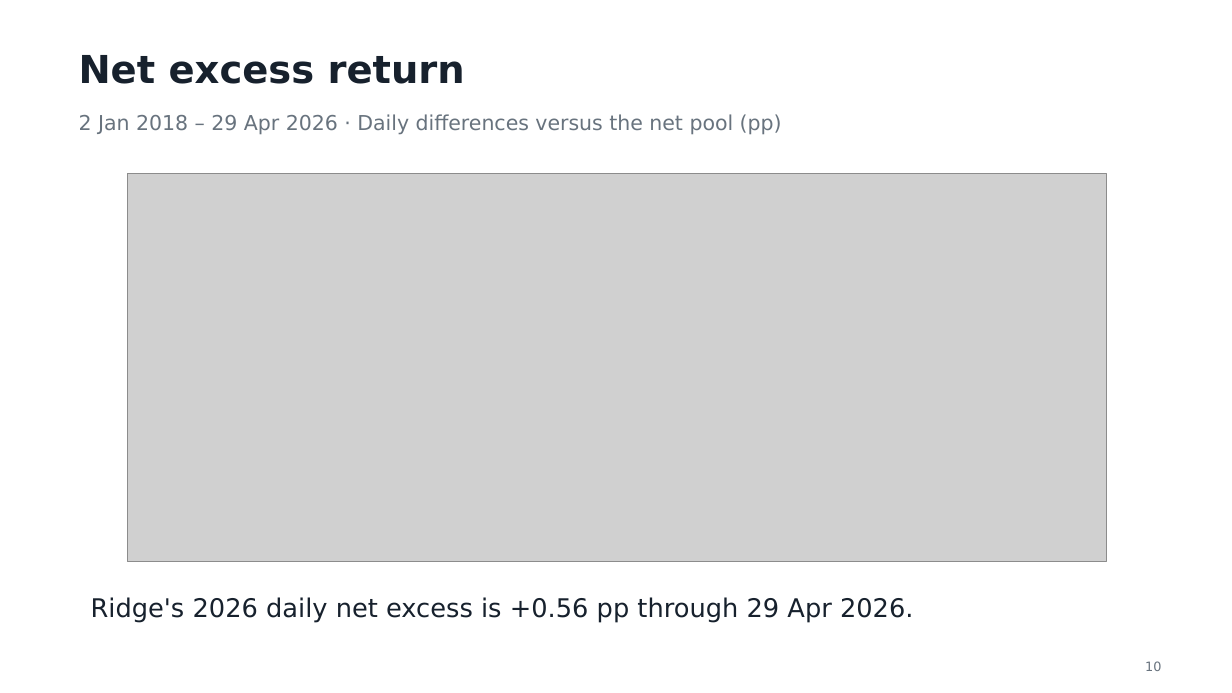
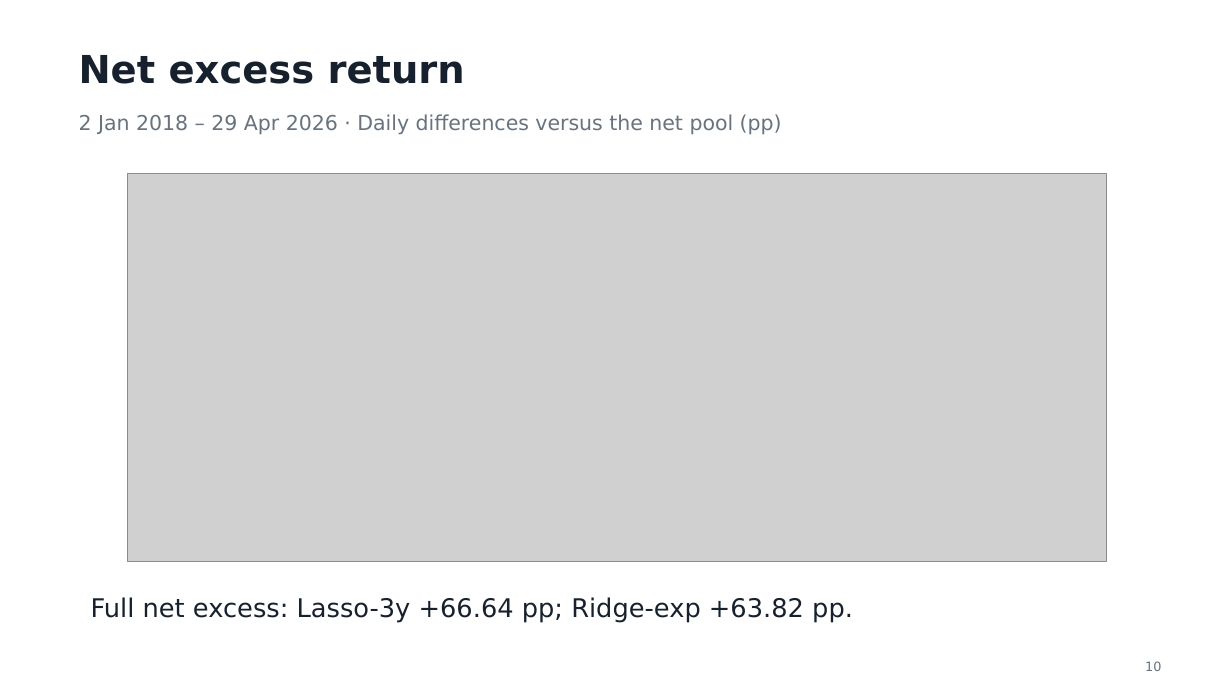
Before and after one commit to smallwhite1909/Investment-Group9, a slide deck: slide 10 of Presentation_Group9.pptx. Drawn at 1232x693 pixels with LibreOffice and Linux fonts; fonts in the diff are those of the drawing; grey boxes stand for pictures. Boxes give left, top, right and bottom in pixels: in the first picture for what was removed or moved away, otherwise in the second. Text is boxed around its words. In the diff, an @@ line names an element or a change of style, - is before the commit and + after.

```diff
--- a/Presentation_Group9.pptx
+++ b/Presentation_Group9.pptx
@@ text at bbox=[91, 597, 853, 623]: text changed @@
-Ridge's 2026 daily net excess is +0.56 pp through 29 Apr 2026.
+Full net excess: Lasso-3y +66.64 pp; Ridge-exp +63.82 pp.
```
Also in this commit, not shown: 8 other slides changed, 1 slide added, 1 slide removed, 5 other files.
